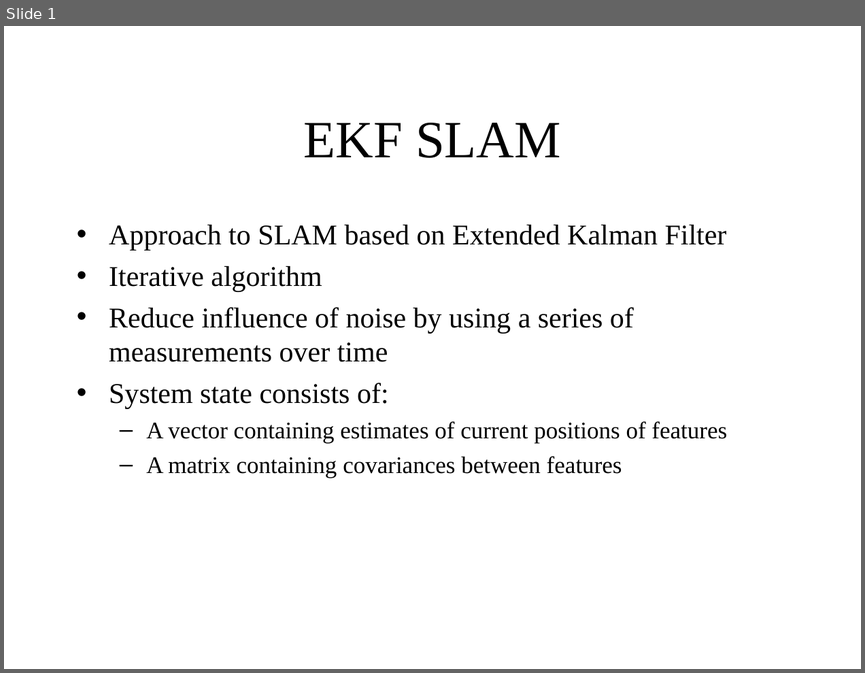
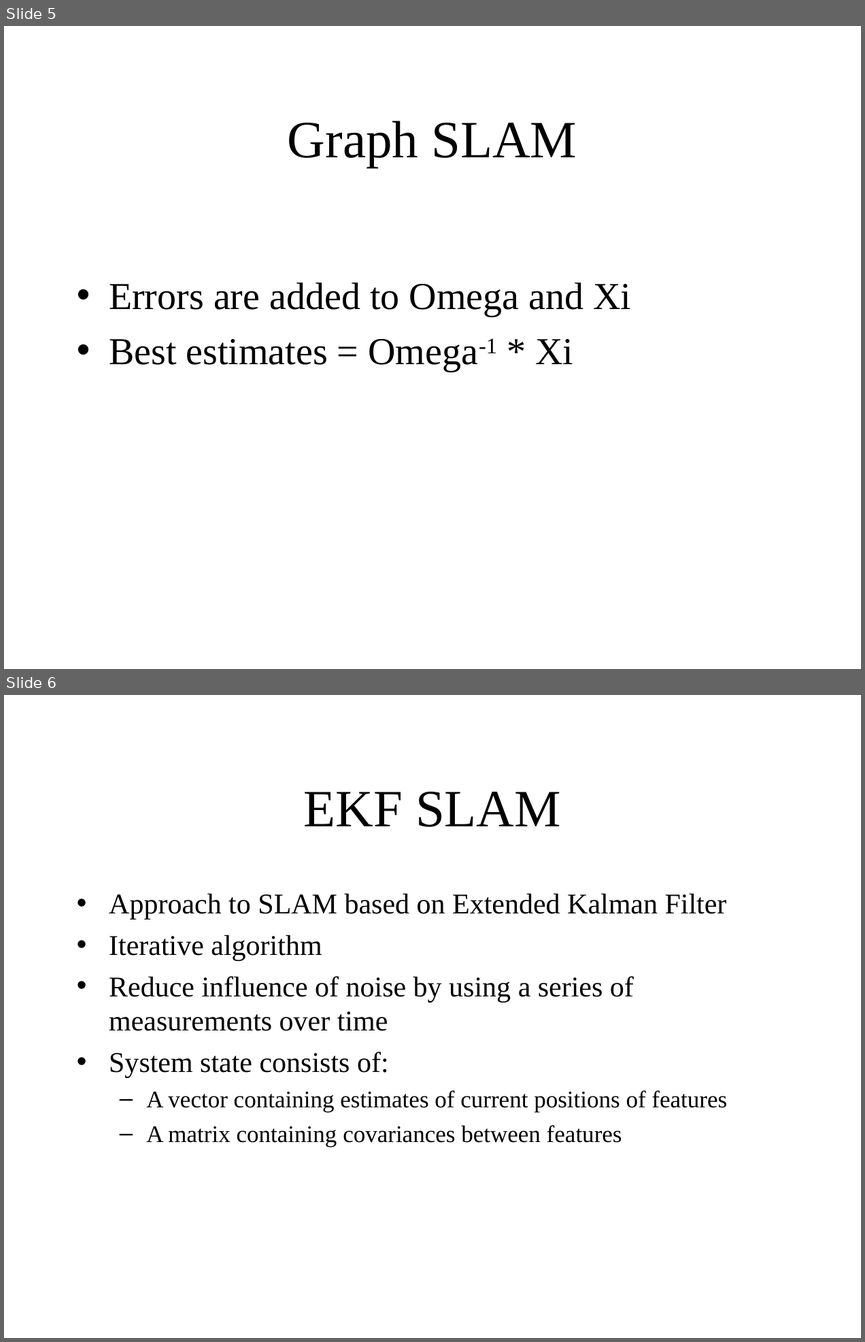
Before and after one commit to HerkyJerky/NAO-ALPHA-AS-FUCK-ROBOTS, a slide deck: Presentation Parts/EKF SLAM part.ppt. Shown one above the other, each under a label of ours: slide 1 before the commit, slides 5 and 6 after it. The pictures are 865x673 and 865x1342 pixels, drawn with LibreOffice and Linux fonts; fonts in the diff are those of the drawing. Boxes give left, top, right and bottom in pixels: in the first picture for what was removed or moved away, otherwise in the second. Text is boxed around its words. In the diff, an @@ line names an element or a change of style, - is before the commit and + after.

```diff
--- a/Presentation Parts/EKF SLAM part.ppt
+++ b/Presentation Parts/EKF SLAM part.ppt
@@ slide 5 added at box(4, 26, 861, 669), background #FFFFFF @@
@@ title added at box(288, 121, 577, 167), 44 pt, text #000000 @@
+Graph SLAM
@@ text added at box(109, 282, 631, 371), 32 pt, text #000000 @@
+• Errors are added to Omega and Xi
+• Best estimates = Omega-1 * Xi
@@ what was slide 1 is now slide 6 @@
```
Also in this commit, not shown: 4 other slides added.
